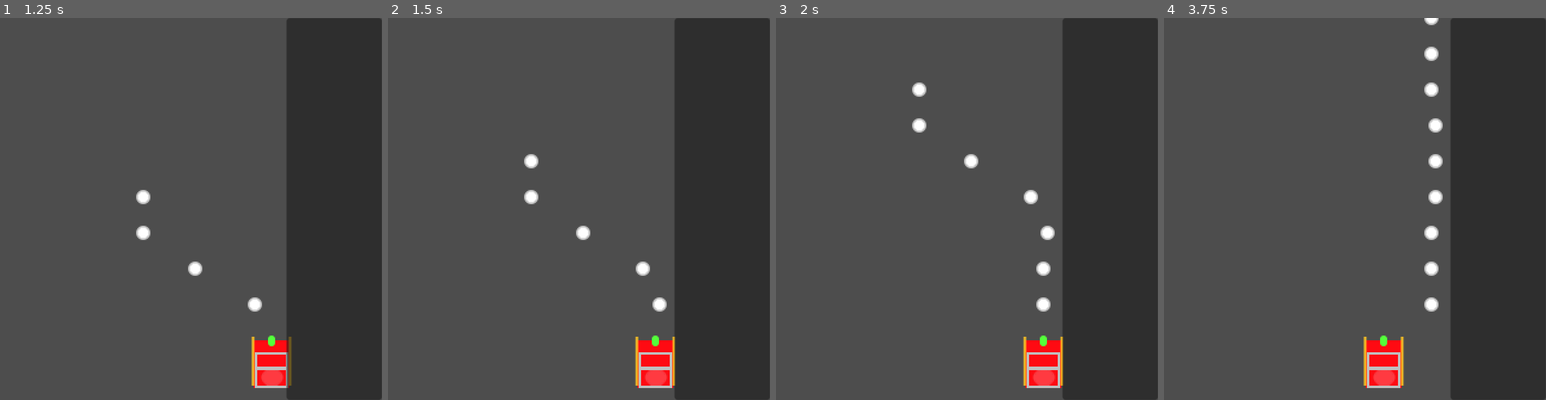
Above: before the commit, frames 1-4 (left to right).
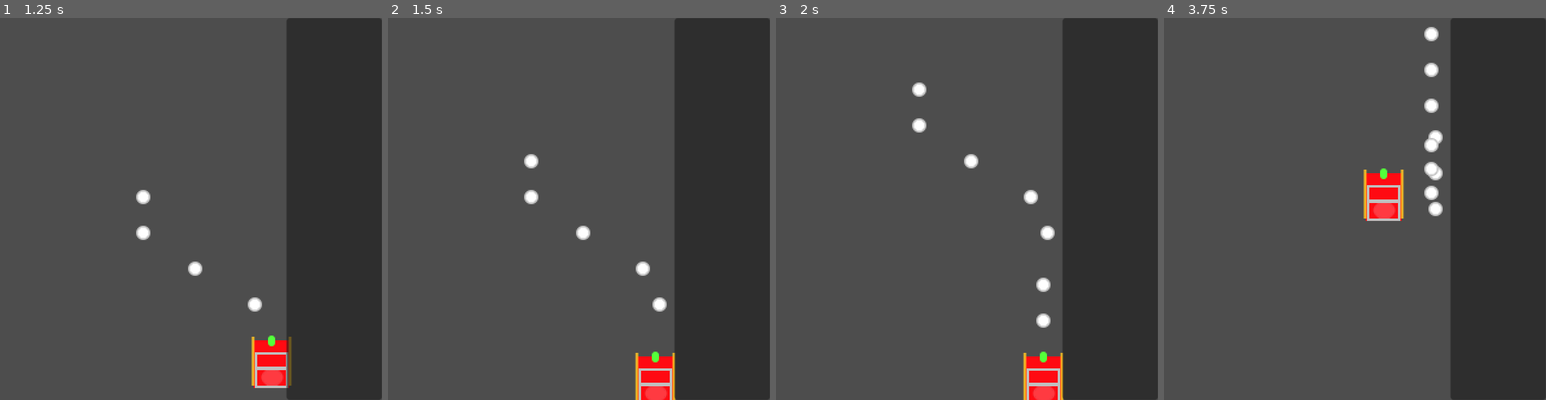
Above: after the commit, the same moments.

Repository: Zoidmania/gdex-2023-winter
Game: Godot game, scene res://stages/stage_north_america.tscn
Same seed, same stepped clock (60 frames per second), same inputs: the game is played once before the commit and once after it. The engine's default icon, where the game draws it, is replaced by a stand-in: a white triangle on a blue panel in a dark square.
Inputs:
- Up to frame 1 (1.25 s): hold Right (santa_move_right) from 0.53 s (still down); tap Space (santa_shoot) at 0.6 s
- Up to frame 2 (1.5 s): release Right (santa_move_right) at 1.28 s; hold Down (santa_move_down) from 1.28 s (still down); tap Space (santa_shoot) at 1.35 s
- Up to frame 3 (2 s): keep holding Down (santa_move_down)
- Up to frame 4 (3.75 s): release Down (santa_move_down) at 2.03 s; hold Right (santa_move_right) 2.03-2.78 s; tap Space (santa_shoot) at 2.1, 2.85, 3.6 s; hold Up (santa_move_up) 2.78-3.53 s; hold Left (santa_move_left) from 3.53 s (still down)

Frame 1 is identical in both runs. In frame 2, 1.2% of the frame differs, in the area x 64-76%, y 83-100%; in frame 3, 1.7%; in frame 4, 4.5%, in the area x 52-73%, y 0-97%.

Commit message:
add vertical sleigh movement

Diff:
--- a/src/components/move_input_component.gd
+++ b/src/components/move_input_component.gd
@@ -17,5 +17,11 @@
 ## [member MoveInputComponent.move_component]'s [member MoveComponent.velocity] to it.
 func _input(event: InputEvent) -> void:
 
-    var input_axis = Input.get_axis("ui_left", "ui_right")
-    move_component.velocity = Vector2(input_axis * move_stats.speed, 0)
+    var x_axis = Input.get_axis("ui_left", "ui_right")
+    var y_axis = Input.get_axis("ui_up", "ui_down")
+    var velocity = Vector2(x_axis, y_axis)
+
+    if velocity.length() > 0:
+        velocity = velocity.normalized() * move_stats.speed
+
+    move_component.velocity = velocity
--- a/src/player/sleigh.gd
+++ b/src/player/sleigh.gd
@@ -13,9 +13,12 @@
 
 # Set in ready().
 var x_margin: int
+var y_margin: int
 
 var left_border = 0
 var right_border = ProjectSettings.get_setting("display/window/size/playable_area_width")
+var top_border = 0
+var bottom_border = ProjectSettings.get_setting("display/window/size/viewport_height")
 
 
 ## Called when the node enters the scene tree for the first time.
@@ -27,7 +30,7 @@
 
     # Set the margin equal to half the width of the hurtbox..
     x_margin = bounding_box.shape.get_rect().size.x / 2
-
+    y_margin = bounding_box.shape.get_rect().size.y / 2
 
 ## Spawns lasers from the muzzle locations.
 func fire_projectile() -> void:
@@ -38,10 +41,14 @@
 
 ## Called every frame.
 ##
-## Clamps the x position of the assocaited actor between the left and right borders of the viewport,
-## accounting for the associated margin. Does *not* affect the top and bottom borders viewport.
+## Clamps the position of the assocaited actor within the borders of the playable area, accounting
+## for the associated margin.
 func _process(delta: float) -> void:
 
     self.global_position.x = clamp(
         self.global_position.x, left_border+x_margin, right_border-x_margin
     )
+
+    self.global_position.y = clamp(
+        self.global_position.y, top_border+y_margin, bottom_border-y_margin
+    )
